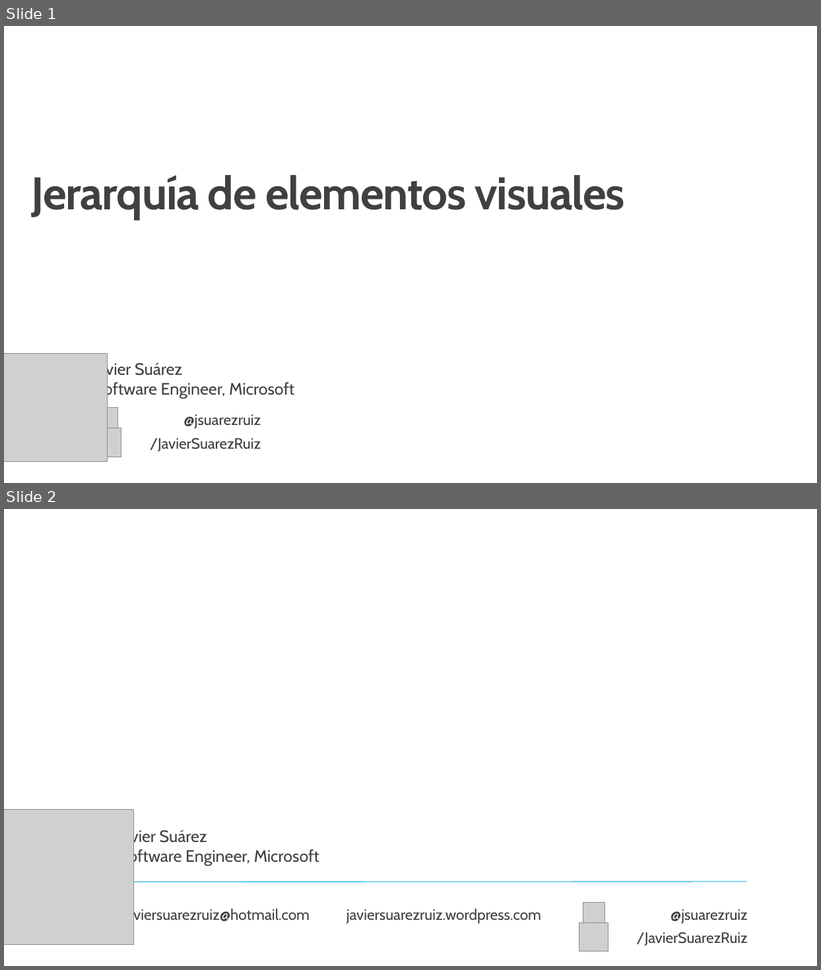
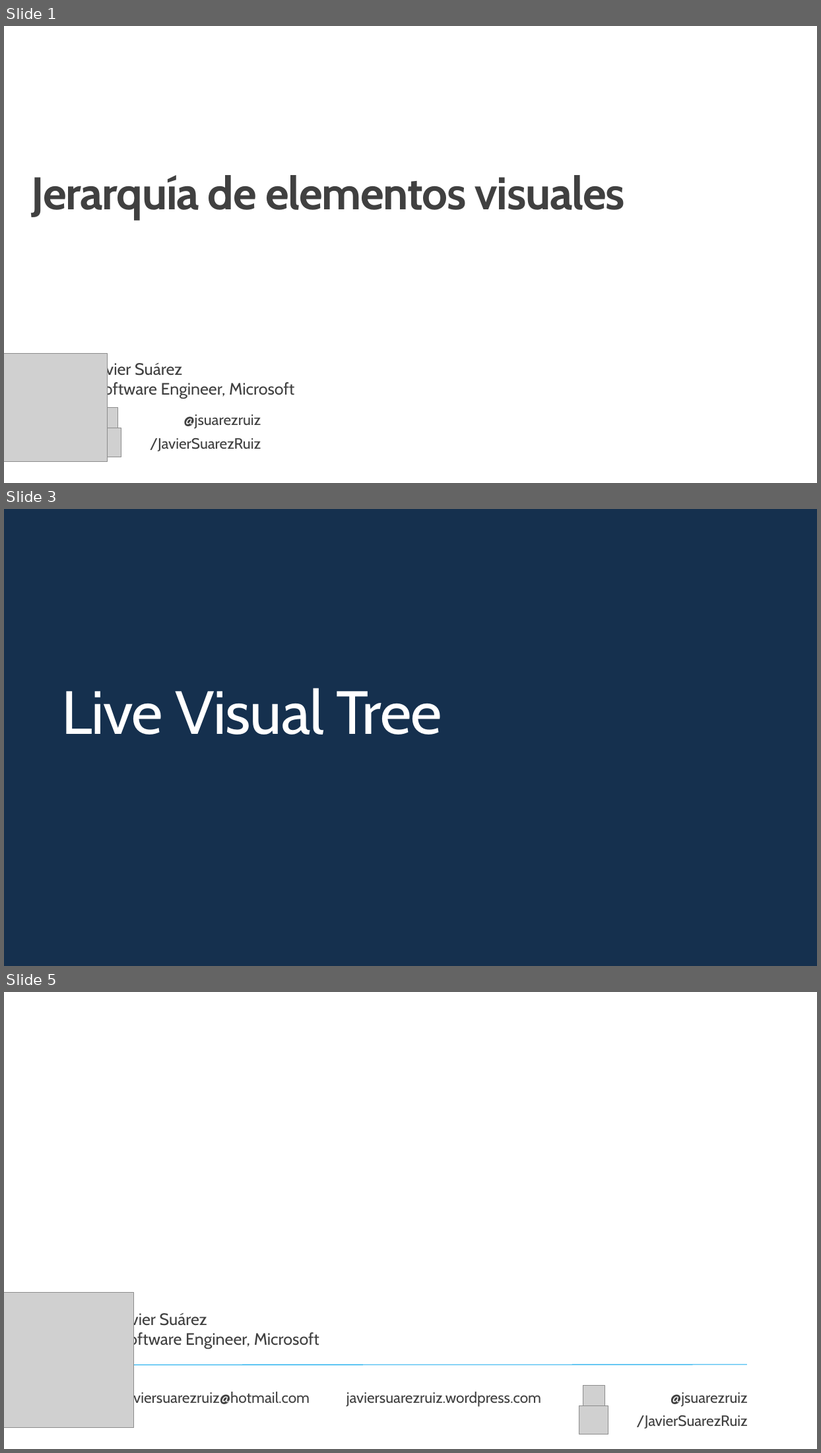
Before and after one commit to jsuarezruiz/taller-dotnet-maui, a slide deck: Bloque 4 - Creación de la UI/Taller14 - Jerarquía de elementos visuales.pptx. Shown one above the other, each under a label of ours: slides 1 and 2 before the commit, slides 1, 3 and 5 after it; the slides between them are not shown. The pictures are 821x970 and 821x1453 pixels, drawn with LibreOffice and Linux fonts; fonts in the diff are those of the drawing; grey boxes stand for pictures; background and template pictures are left out. Boxes give left, top, right and bottom in pixels: in the first picture for what was removed or moved away, otherwise in the second. Text is boxed around its words. In the diff, an @@ line names an element or a change of style, - is before the commit and + after.

```diff
--- a/Bloque 4 - Creación de la UI/Taller14 - Jerarquía de elementos visuales.pptx
+++ b/Bloque 4 - Creación de la UI/Taller14 - Jerarquía de elementos visuales.pptx
@@ slide 3 added at [4, 509, 817, 966], background #15304E @@
@@ title added at [61, 688, 442, 735], 72 pt, text #FFFFFF @@
+Live Visual Tree
@@ what was slide 2 is now slide 5 @@
```
Also in this commit, not shown: 2 other slides added.
